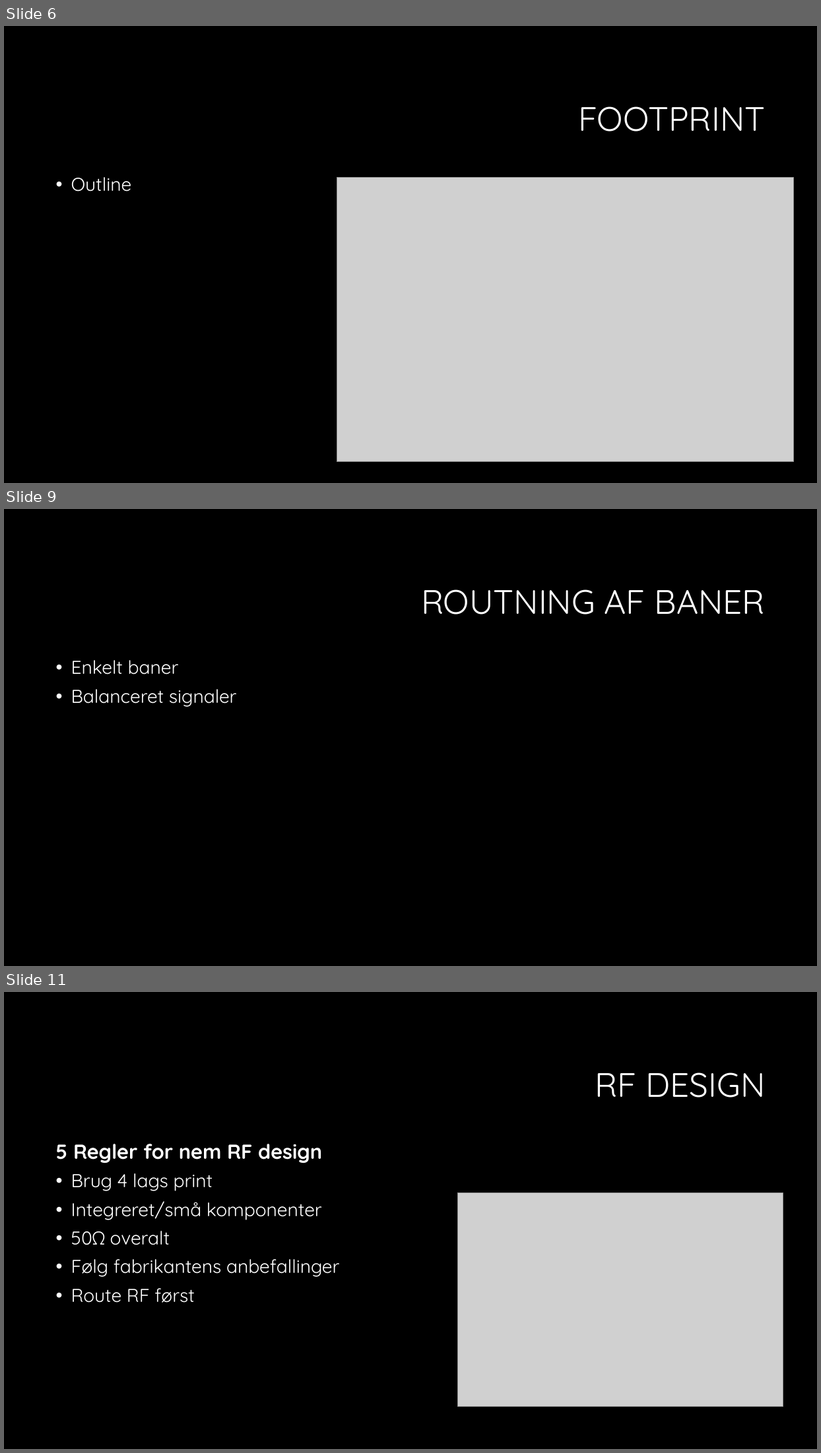
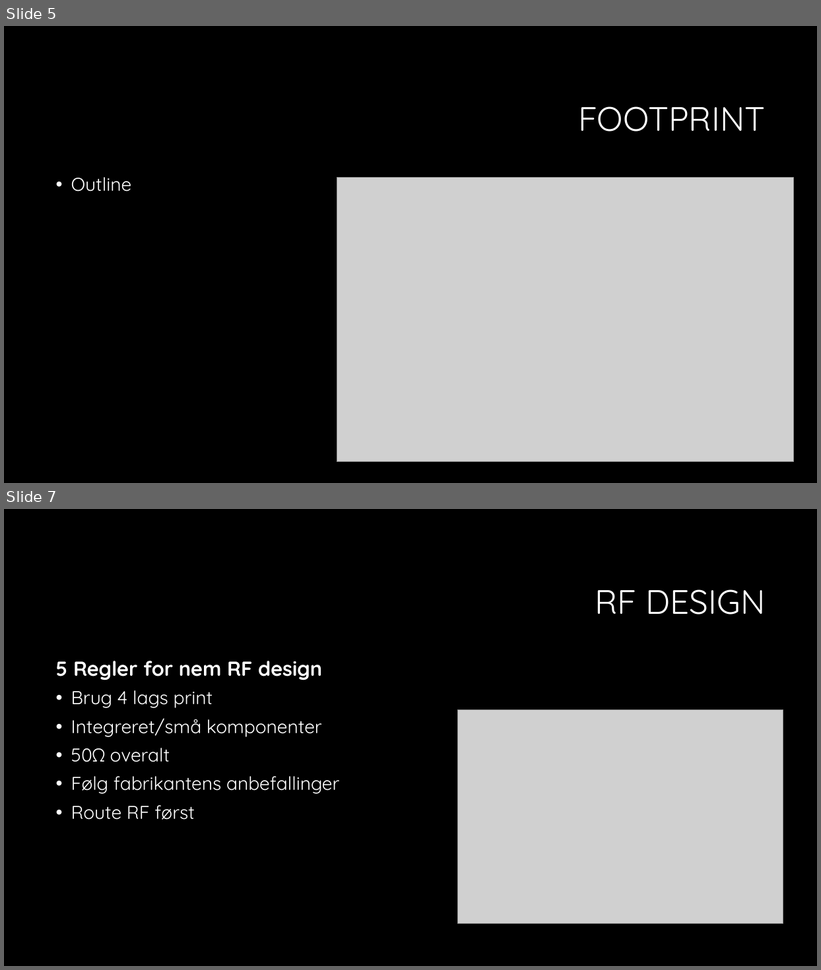
Before and after one commit to gert-lauritsen/Kicad-PCB, a slide deck: Kicad PCB.pptx. Shown one above the other, each under a label of ours: slides 6, 9 and 11 before the commit, slides 5 and 7 after it; the slides between them are not shown. The pictures are 821x1453 and 821x970 pixels, drawn with LibreOffice and Linux fonts; fonts in the diff are those of the drawing; grey boxes stand for pictures; background and template pictures are left out. Boxes give left, top, right and bottom in pixels: in the first picture for what was removed or moved away, otherwise in the second. Text is boxed around its words. In the diff, an @@ line names an element or a change of style, - is before the commit and + after.

```diff
--- a/Kicad PCB.pptx
+++ b/Kicad PCB.pptx
@@ slide 9 removed at (4, 509, 817, 966), background #000000 @@
@@ title removed at (421, 590, 765, 615) @@
-ROUTNING AF BANER
@@ text removed at (71, 660, 237, 707) @@
-• Enkelt baner
-• Balanceret signaler
@@ what was slide 6 is now slide 5 @@
@@ what was slide 11 is now slide 7 @@
```
Also in this commit, not shown: 3 other slides removed.
